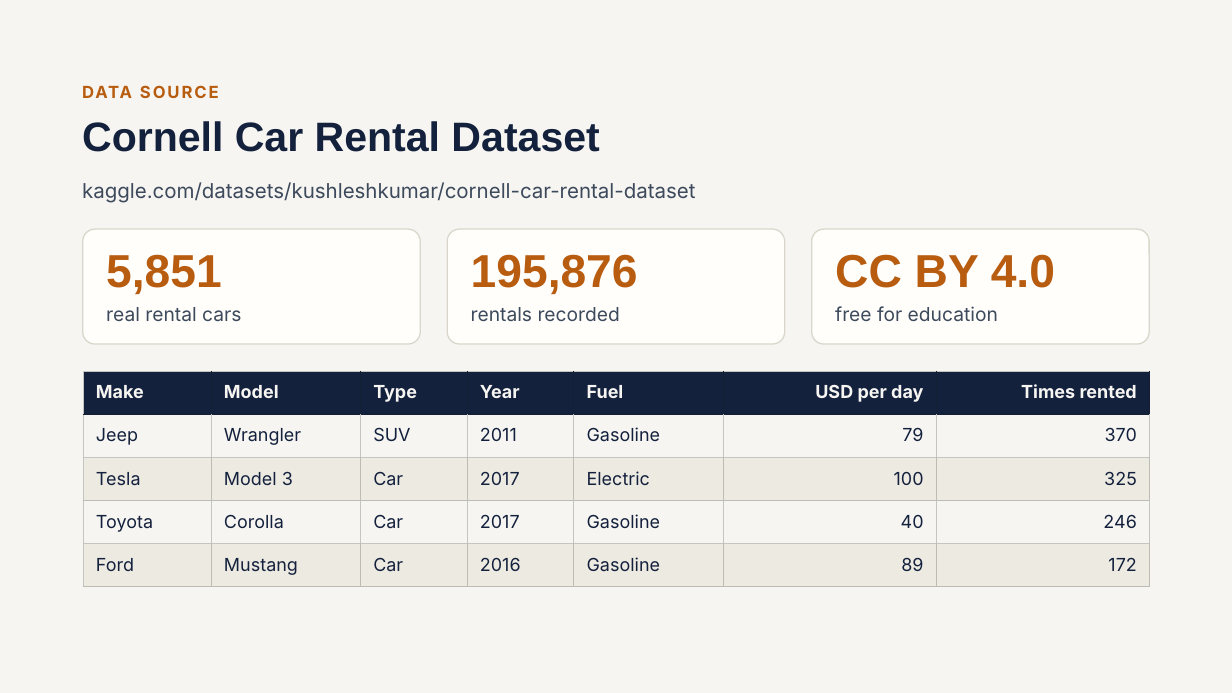
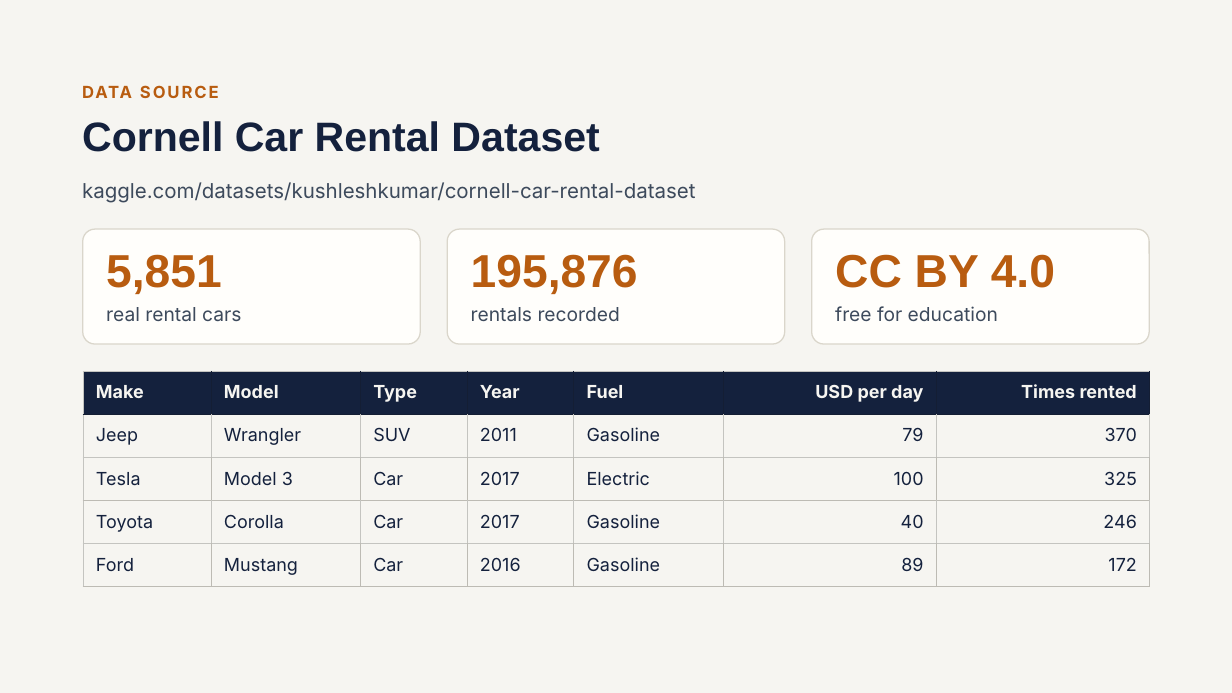
Before and after one commit to esther-neema/esther_29706_rentalFlow, a slide deck: slide 6 of docs/presentation/RentalFlow_Presentation.pptx. Drawn at 1232x693 pixels with LibreOffice and Linux fonts; fonts in the diff are those of the drawing. Boxes give left, top, right and bottom in pixels: in the first picture for what was removed or moved away, otherwise in the second. Text is boxed around its words. In the diff, an @@ line names an element or a change of style, - is before the commit and + after.

```diff
--- a/docs/presentation/RentalFlow_Presentation.pptx
+++ b/docs/presentation/RentalFlow_Presentation.pptx
@@ table at box(83, 372, 1151, 587) @@
@@ fill #EDEAE2 to #F6F5F1 in 14 cells @@
```
Also in this commit, not shown: 5 other slides changed, 1 other file.
